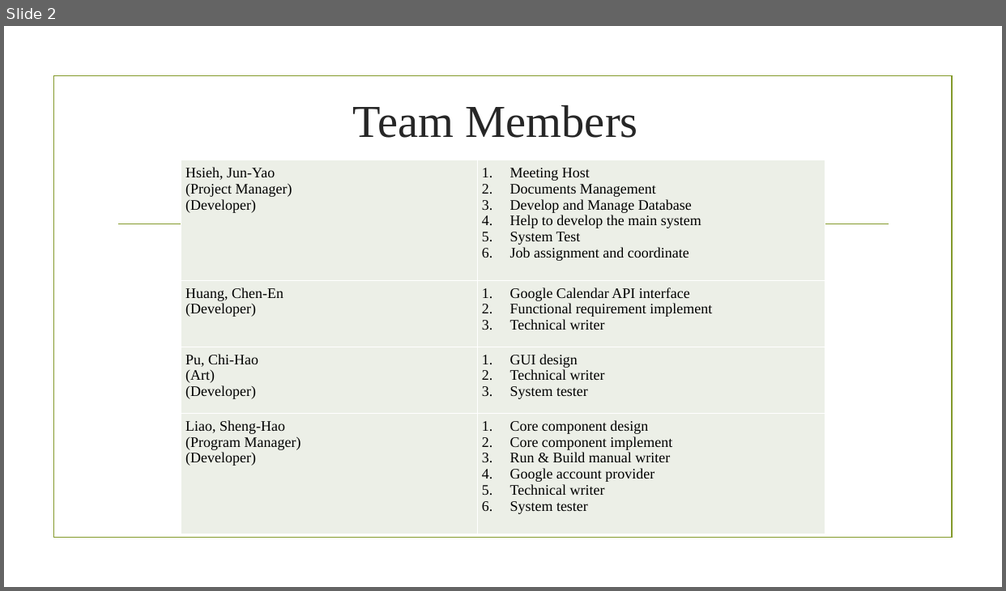
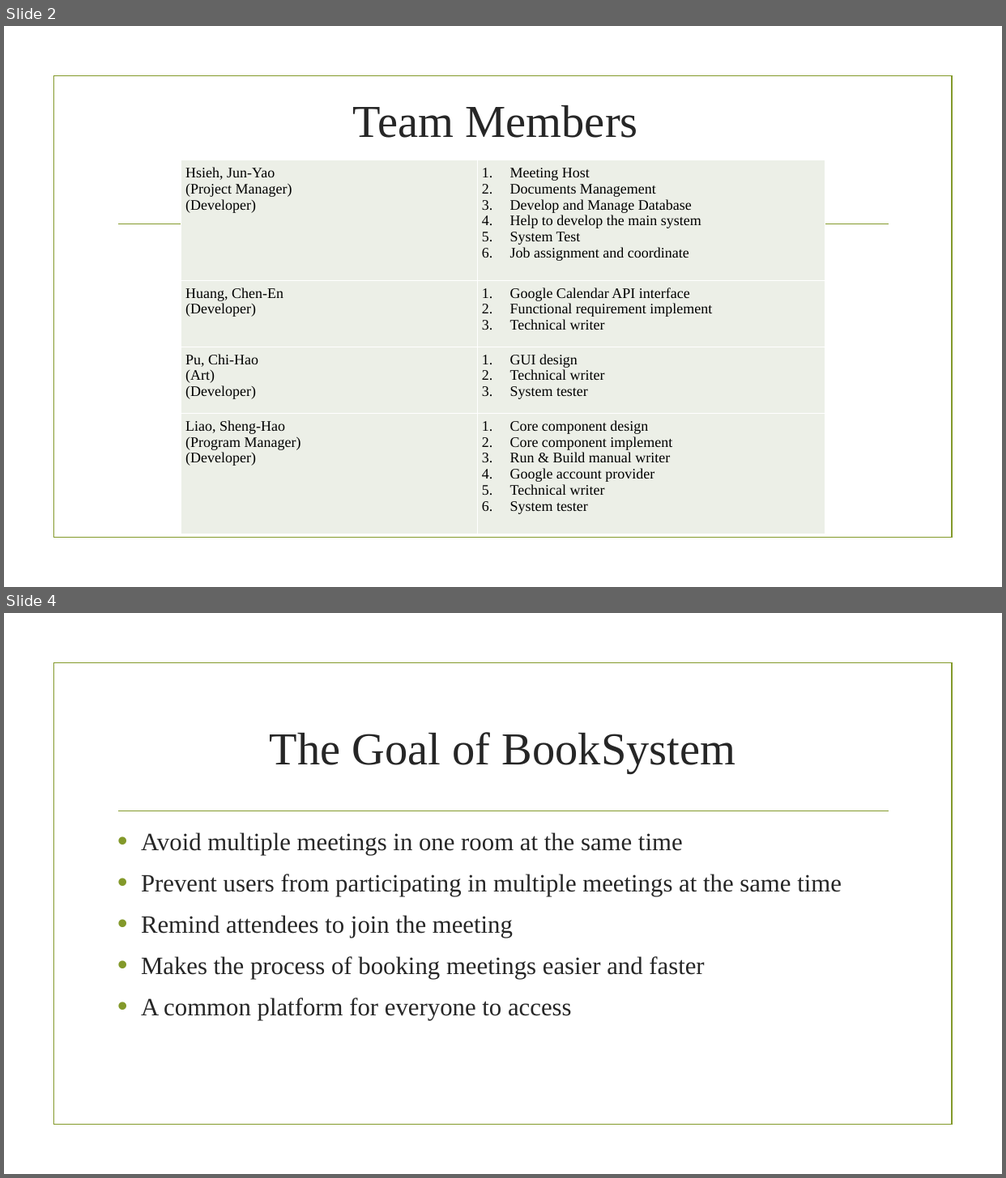
Before and after one commit to BrendonJYHsieh/BookSystem, a slide deck: Final Project/liao.pptx. Shown one above the other, each under a label of ours: slide 2 before the commit, slides 2 and 4 after it; the slides between them are not shown. The pictures are 1006x591 and 1006x1178 pixels, drawn with LibreOffice and Linux fonts; fonts in the diff are those of the drawing; background and template pictures are left out. Boxes give left, top, right and bottom in pixels: in the first picture for what was removed or moved away, otherwise in the second. Text is boxed around its words. In the diff, an @@ line names an element or a change of style, - is before the commit and + after.

```diff
--- a/Final Project/liao.pptx
+++ b/Final Project/liao.pptx
@@ slide 4 added at box(4, 613, 1002, 1174), background picture (left out); not listed: 2 template elements that a slide beside it also shows @@
@@ title added at box(270, 732, 736, 773), 44 pt, text #262626 @@
+The Goal of BookSystem
@@ text added at box(141, 833, 842, 1020), 24 pt, text #262626 @@
+• Avoid multiple meetings in one room at the same time
+• Prevent users from participating in multiple meetings at the same time
+• Remind attendees to join the meeting
+• Makes the process of booking meetings easier and faster
+• A common platform for everyone to access
```
Also in this commit, not shown: 10 other slides added, 1 slide removed.
